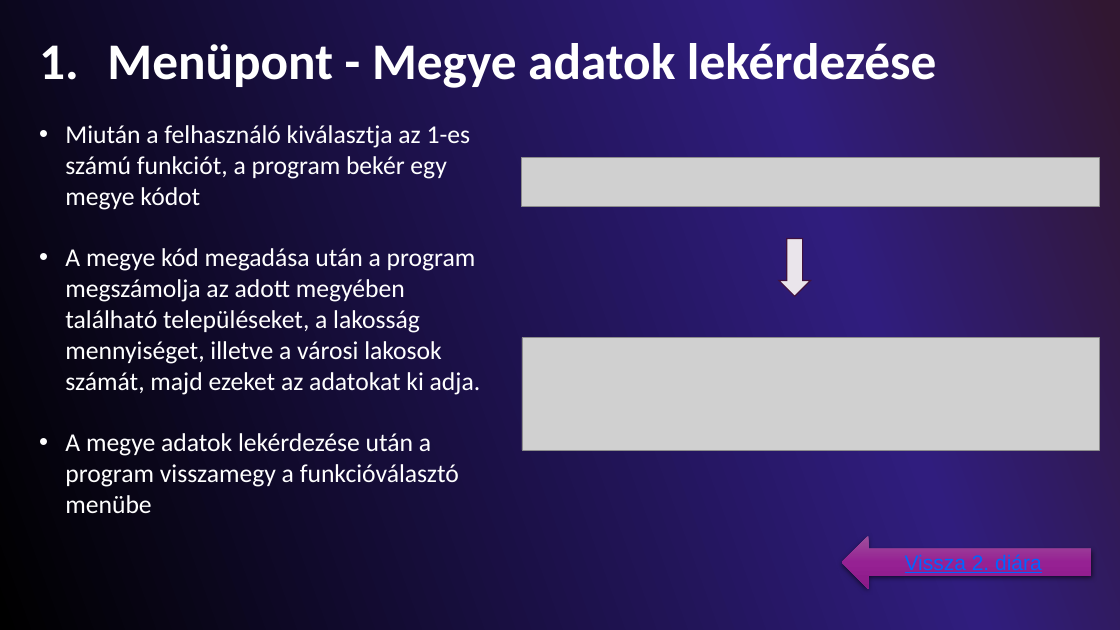
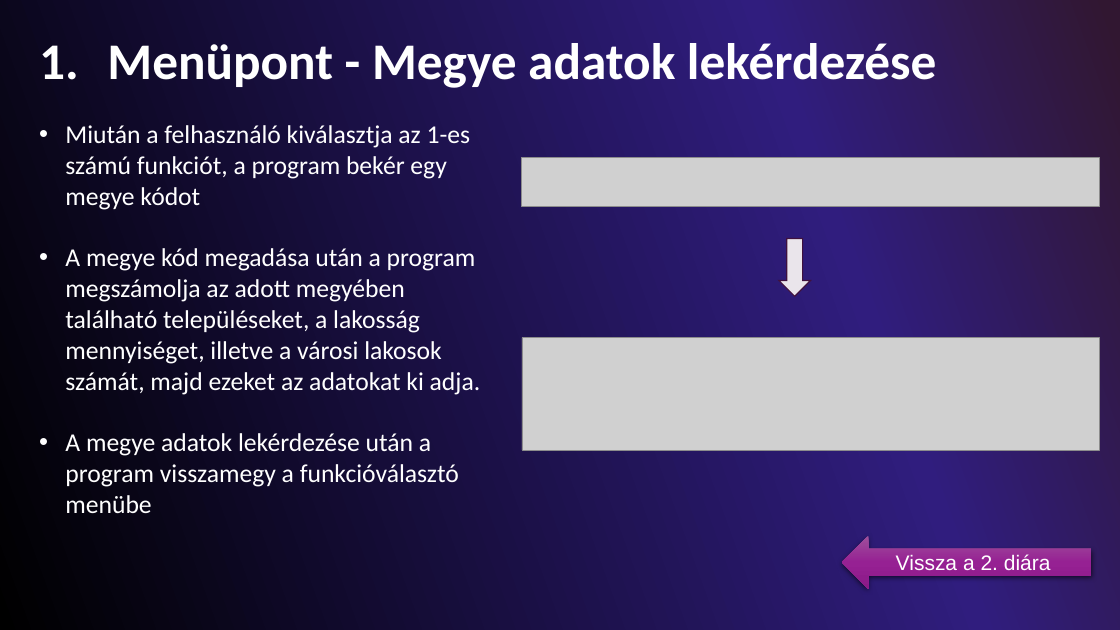
Before and after one commit to danielhu2209/nepesseg2025, a slide deck: slide 3 of nepesseg2025.pptx. Drawn at 1120x630 pixels with LibreOffice and Linux fonts; fonts in the diff are those of the drawing; grey boxes stand for pictures; background and template pictures are left out. Boxes give left, top, right and bottom in pixels: in the first picture for what was removed or moved away, otherwise in the second. Text is boxed around its words. In the diff, an @@ line names an element or a change of style, - is before the commit and + after.

```diff
--- a/nepesseg2025.pptx
+++ b/nepesseg2025.pptx
@@ text in left arrow at bbox=[896, 554, 1051, 570]: text changed; text colour #0066FF to #FFFFFF @@
-Vissza 2. diára
+Vissza a 2. diára
```
Also in this commit, not shown: 3 other slides changed, 1 other file.
